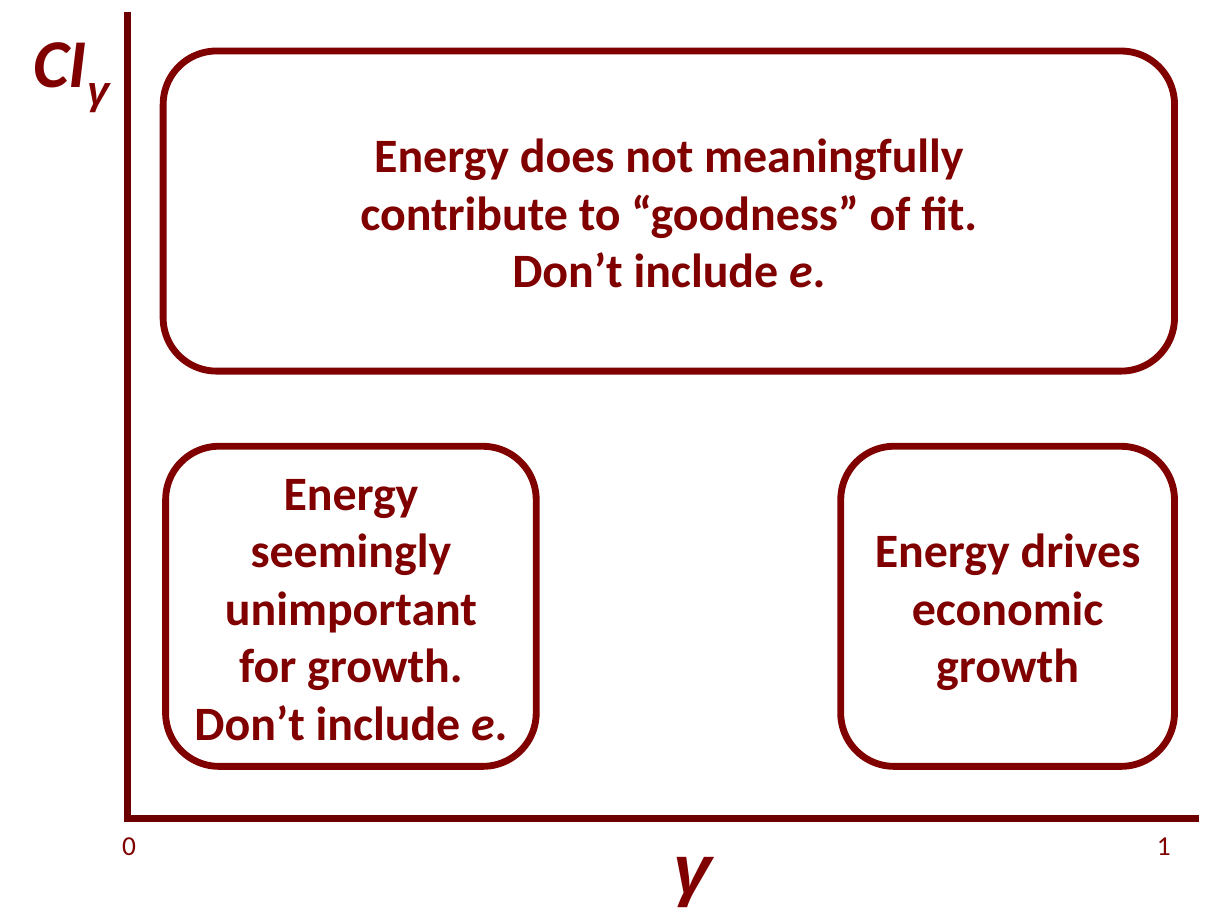
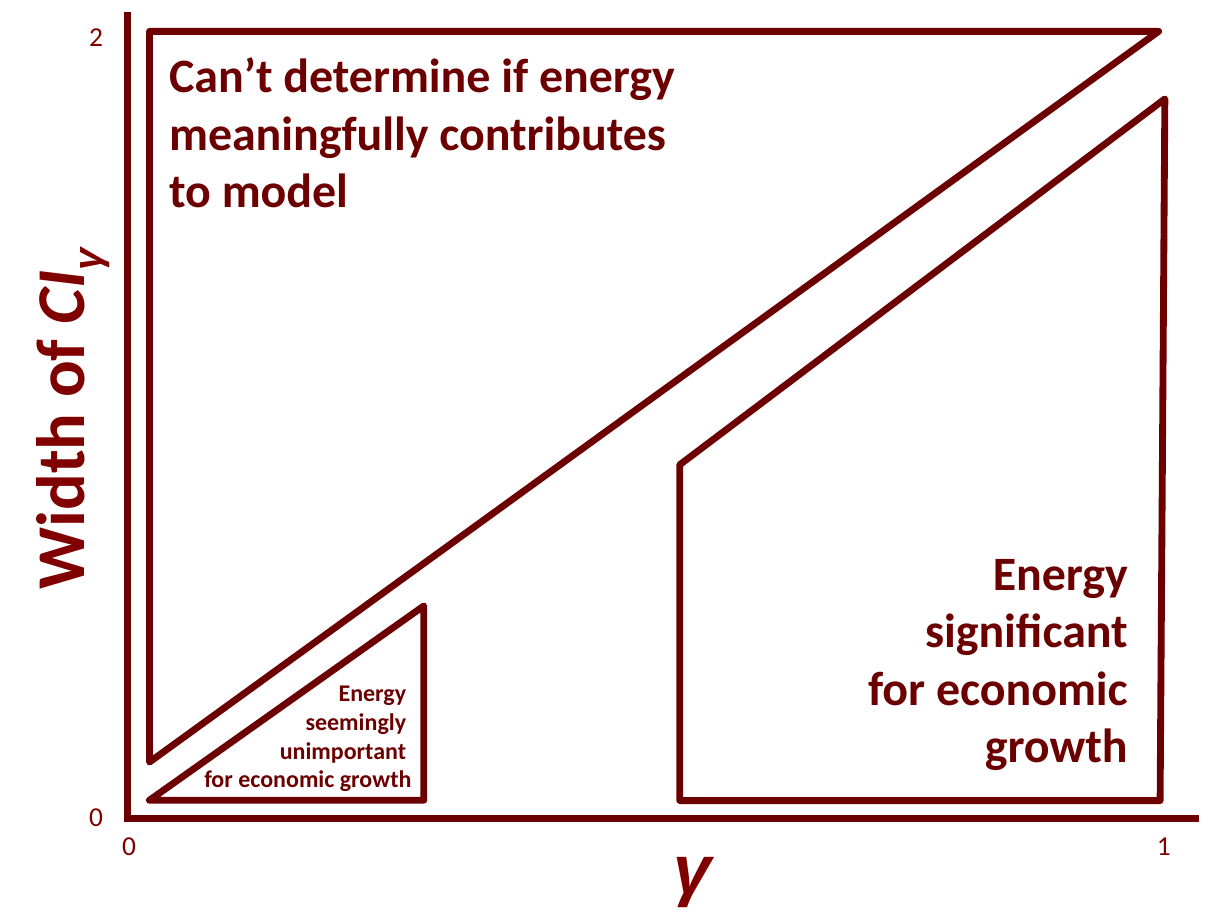
Before and after one commit to EconModels/MacroGrowth, a slide deck: slide 12 of figure_other/Seminar Figures.pptx. Drawn at 1232x924 pixels with LibreOffice and Linux fonts; fonts in the diff are those of the drawing. Boxes give left, top, right and bottom in pixels: in the first picture for what was removed or moved away, otherwise in the second. Text is boxed around its words. In the diff, an @@ line names an element or a change of style, - is before the commit and + after.

```diff
--- a/figure_other/Seminar Figures.pptx
+++ b/figure_other/Seminar Figures.pptx
@@ text added at (89,28,103,46), 16 pt, text #800000 @@
+2
@@ right triangle added at (149,31,1158,761), outline #6C0000 4 pt @@
@@ rounded rectangle removed at (163,51,1174,371) @@
-Energy does not meaningfully
-contribute to “goodness” of fit.
-Don’t include e.
@@ text added at (169,57,675,208), 28 pt, text #6C0000, bold @@
+Can’t determine if energy
+meaningfully contributes
+to model
@@ freeform shape added at (680,99,1165,801), outline #6C0000 4 pt @@
@@ text "Width of CIγ" at (19,345,102,584): rotation 0 to 270 degrees @@
@@ text at (19,345,102,584): text changed; italic off @@
-CIγ
+Width of CIγ
@@ rounded rectangle removed at (166,446,537,766) @@
-Energy seemingly unimportant for growth. Don’t include e.
@@ text "Energy": place and size @@
-text "Energy" at (840,446,1174,766)
+text "Energy" at (868,559,1128,770)
@@ text "Energy" at (868,559,1128,770): vertical alignment middle to top; outline #800000 4 pt to none @@
@@ text at (868,559,1128,770): text changed; text colour #800000 to #6C0000 @@
-Energy drives economic growth
+Energy
+significant
+for economic
+growth
@@ right triangle added at (149,606,424,801), outline #6C0000 4 pt @@
@@ text added at (204,685,412,791), 14 pt, text #6C0000, bold @@
+Energy
+seemingly
+unimportant
+for economic growth
@@ text added at (89,808,103,826), 16 pt, text #800000 @@
+0
```
Also in this commit, not shown: 3 other slides changed, 7 other files.
